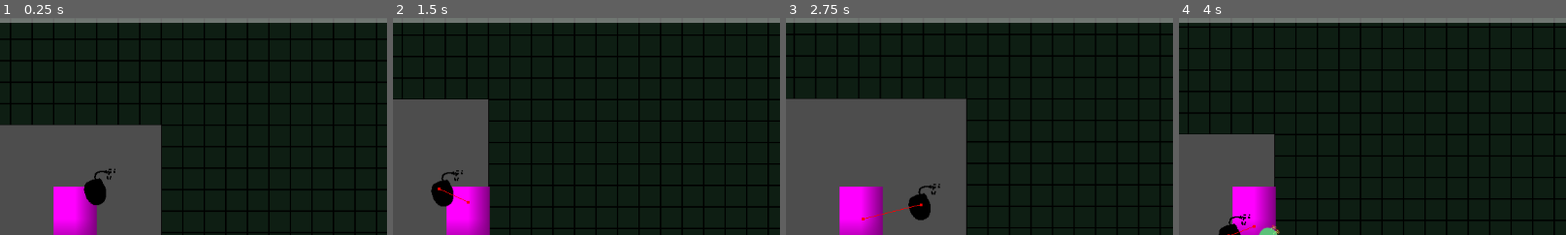
Above: before the commit, frames 1-4 (left to right).
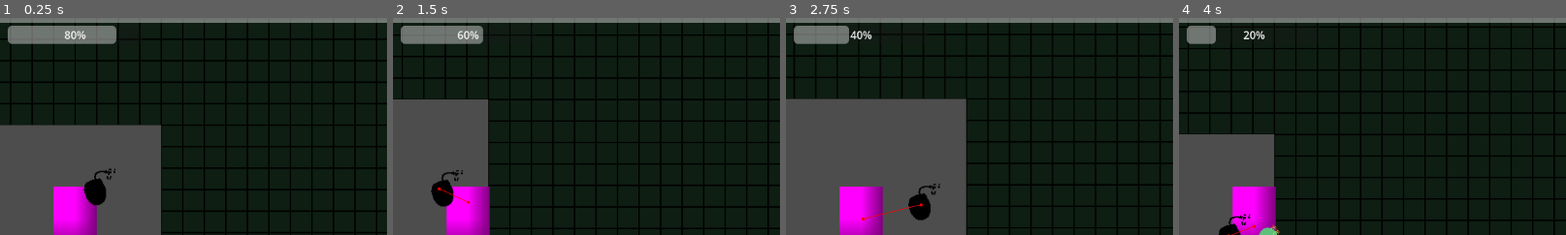
Above: after the commit, the same moments.

Repository: DevFTB/LD57
Game: Godot game, scene res://game.tscn
Same seed, same stepped clock (60 frames per second), same inputs: the game is played once before the commit and once after it.
Inputs (mouse positions are % of the whole screen's width and height, from its top left):
- Up to frame 1 (0.25 s): no input
- Up to frame 2 (1.5 s): move the mouse to (72, 45) at 0.52 s; hold D (move_right) from 0.53 s (still down); tap E (interact) at 0.6 s; tap W (jump) at 0.77 s; move the mouse to (30, 55) at 1.27 s; tap 1 (select_bomb_1) at 1.35 s
- Up to frame 3 (2.75 s): tap W (jump) at 1.52 s; move the mouse to (60, 28) at 2.02 s; release D (move_right) at 2.03 s; hold A (move_left) from 2.03 s (still down); hold 2 (select_bomb_2) from 2.03 s (still down)
- Up to frame 4 (4 s): move the mouse to (45, 70) at 2.77 s; release A (move_left) at 2.78 s; release 2 (select_bomb_2) at 2.78 s; hold D (move_right) from 2.78 s (still down); tap 3 (select_bomb_3) at 2.85 s; tap W (jump) at 3.02, 3.77 s; move the mouse to (80, 65) at 3.52 s; press the mouse at (80, 65) at 3.53 s
The pictures show only the part of the screen within x 40-90%, y 4-54%; the shares and areas given below are measured in that part.

The runs differ from the first frame. In frame 1, 2.4% of the frame differs, in the area x 2-31%, y 3-13%; in frame 2, 1.8%; in frame 3, 1.3%; in frame 4, 0.8%.

Commit message:
added repeating hit damage when staying in hitbox

Diff:
--- a/entities/common/hitbox_component.gd
+++ b/entities/common/hitbox_component.gd
@@ -1,11 +1,25 @@
 extends Area2D
 class_name HitboxComponent
 
-@export var damage : int = 1
+@export var damage: int = 1
+
+@export var repeating := false
+@export var repeat_interval := 1.0
+
+@onready var hit_timer: Timer = $HitTimer
 
 func _ready() -> void:
 	area_entered.connect(_on_area_entered)
+	hit_timer.timeout.connect(_on_hit_timer_timeout)
 
 func _on_area_entered(area: Area2D) -> void:
 	if area is HurtboxComponent:
 		area.apply_damage(damage, self)
+		hit_timer.start()
+
+func _on_hit_timer_timeout() -> void:
+	var areas := get_overlapping_areas()
+	for area in areas:
+		if area is HurtboxComponent:
+			area.apply_damage(damage, self)
+			hit_timer.start()
--- /dev/null
+++ b/entities/common/hitbox_component.tscn
@@ -0,0 +1,17 @@
+[gd_scene load_steps=3 format=3 uid="uid://duvgimajjq5gf"]
+
+[ext_resource type="Script" uid="uid://dg3mif63wy502" path="res://entities/common/hitbox_component.gd" id="1_5y84n"]
+
+[sub_resource type="CircleShape2D" id="CircleShape2D_56i32"]
+radius = 48.0
+
+[node name="HitboxComponent" type="Area2D"]
+collision_layer = 4
+collision_mask = 2
+script = ExtResource("1_5y84n")
+
+[node name="HitTimer" type="Timer" parent="."]
+one_shot = true
+
+[node name="CollisionShape2D" type="CollisionShape2D" parent="."]
+shape = SubResource("CircleShape2D_56i32")
--- a/entities/common/hurtbox_component.tscn
+++ b/entities/common/hurtbox_component.tscn
@@ -4,3 +4,5 @@
 
 [node name="HurtboxComponent" type="Area2D"]
 script = ExtResource("1_n2jvd")
+
+[node name="InvulnerabilityTimer" type="Timer" parent="."]
--- a/entities/enemies/enemy.tscn
+++ b/entities/enemies/enemy.tscn
@@ -7,16 +7,13 @@
 [ext_resource type="Script" uid="uid://dgd6cthhe8s0c" path="res://entities/enemies/states/idle.gd" id="5_twyc1"]
 [ext_resource type="Script" uid="uid://dvgloxkvr0q30" path="res://entities/enemies/states/flying.gd" id="6_w4yt1"]
 [ext_resource type="PackedScene" uid="uid://eenrl1ayi2xr" path="res://entities/common/hurtbox_component.tscn" id="7_ipr6v"]
-[ext_resource type="Script" uid="uid://dg3mif63wy502" path="res://entities/common/hitbox_component.gd" id="8_gj3y3"]
+[ext_resource type="PackedScene" uid="uid://duvgimajjq5gf" path="res://entities/common/hitbox_component.tscn" id="8_gj3y3"]
 
 [sub_resource type="CircleShape2D" id="CircleShape2D_msovg"]
 radius = 15.0
 
 [sub_resource type="CircleShape2D" id="CircleShape2D_gj3y3"]
 radius = 25.2982
-
-[sub_resource type="CircleShape2D" id="CircleShape2D_56i32"]
-radius = 48.0
 
 [node name="Enemy" type="CharacterBody2D"]
 collision_layer = 4
@@ -62,14 +59,10 @@
 [node name="CollisionShape2D" type="CollisionShape2D" parent="HurtboxComponent"]
 shape = SubResource("CircleShape2D_gj3y3")
 
-[node name="HitboxComponent" parent="." instance=ExtResource("7_ipr6v")]
-collision_layer = 4
-collision_mask = 2
-script = ExtResource("8_gj3y3")
+[node name="HitboxComponent" parent="." instance=ExtResource("8_gj3y3")]
 damage = 1
-
-[node name="CollisionShape2D" type="CollisionShape2D" parent="HitboxComponent"]
-shape = SubResource("CircleShape2D_56i32")
+repeating = false
+repeat_interval = 1.0
 
 [connection signal="timeout" from="RefreshTimer" to="." method="_on_refresh_timer_timeout"]
 [connection signal="screen_entered" from="VisibleOnScreenNotifier2D" to="." method="_on_visible_on_screen_notifier_2d_screen_entered"]
--- a/game.tscn
+++ b/game.tscn
@@ -10,15 +10,10 @@
 [ext_resource type="PackedScene" uid="uid://caoy1avvlxhx0" path="res://ui/test_inventory_item_control.tscn" id="4_fc0e3"]
 [ext_resource type="Script" uid="uid://dgalf5pstb0iw" path="res://entities/throwables/bomb/bomb_type.gd" id="4_hve3p"]
 [ext_resource type="PackedScene" uid="uid://bq84mpxun851f" path="res://entities/moab/moab_entity.tscn" id="4_j5wjh"]
-[ext_resource type="PackedScene" uid="uid://cah75vc7owpub" path="res://world/nav_mesh.tscn" id="5_215e1"]
 [ext_resource type="PackedScene" uid="uid://jc5sht43d6gw" path="res://entities/enemies/enemy.tscn" id="5_vef74"]
 [ext_resource type="Script" uid="uid://cr0u8ykoigma" path="res://ui/bomb_timer/bomb_ui.gd" id="7_eow3j"]
 [ext_resource type="Resource" uid="uid://diae5nc080sux" path="res://entities/player/player_bomb_inventory.tres" id="8_mfdv2"]
-
-[sub_resource type="NavigationPolygon" id="NavigationPolygon_215e1"]
-outlines = Array[PackedVector2Array]([PackedVector2Array(92, -19, 545, 253, 722, 534, -324, 357, -551, 53, 85, -186), PackedVector2Array(-288, -3456, 256, -3456, 256, -3232, 64, -3232, 64, -3032, -96, -3032, -96, -3232, -288, -3232)])
-parsed_collision_mask = 4294967041
-source_geometry_mode = 2
+[ext_resource type="PackedScene" uid="uid://787nmru65xmp" path="res://ui/health/health_bar.tscn" id="14_215e1"]
 
 [sub_resource type="Curve" id="Curve_lc2xo"]
 _limits = [0.0, 1000.0, 0.0, 1.0]
@@ -44,9 +39,6 @@
 [node name="OreIndicators" type="TileMapLayer" parent="World/Level"]
 
 [node name="NavMeshes" type="Node2D" parent="World/Level"]
-
-[node name="NavMesh" parent="World/Level/NavMeshes" instance=ExtResource("5_215e1")]
-navigation_polygon = SubResource("NavigationPolygon_215e1")
 
 [node name="Player" parent="World" groups=["player"] instance=ExtResource("1_80nbo")]
 position = Vector2(128, -3280)
@@ -104,20 +96,25 @@
 [node name="VBoxContainer" type="VBoxContainer" parent="GUI/Control/InventoryGUI"]
 layout_mode = 2
 
-[node name="BombProgressBar" type="ProgressBar" parent="GUI/Control" node_paths=PackedStringArray("bomb_explosion_system", "bomb_progress_bar", "time_display")]
+[node name="VBoxContainer" type="VBoxContainer" parent="GUI/Control"]
 layout_mode = 1
 anchors_preset = 10
 anchor_right = 1.0
-offset_bottom = 32.0
+offset_bottom = 4.0
 grow_horizontal = 2
+
+[node name="BombProgressBar" type="ProgressBar" parent="GUI/Control/VBoxContainer" node_paths=PackedStringArray("bomb_explosion_system", "bomb_progress_bar", "time_display")]
+custom_minimum_size = Vector2(0, 32)
+layout_mode = 2
 size_flags_horizontal = 3
+size_flags_vertical = 3
 show_percentage = false
 script = ExtResource("7_eow3j")
-bomb_explosion_system = NodePath("../../../MoabExplosionSystem")
+bomb_explosion_system = NodePath("../../../../MoabExplosionSystem")
 bomb_progress_bar = NodePath(".")
 time_display = NodePath("TimeDisplay")
 
-[node name="TimeDisplay" type="Label" parent="GUI/Control/BombProgressBar"]
+[node name="TimeDisplay" type="Label" parent="GUI/Control/VBoxContainer/BombProgressBar"]
 layout_mode = 1
 anchors_preset = 8
 anchor_left = 0.5
@@ -132,3 +129,11 @@
 grow_vertical = 2
 horizontal_alignment = 1
 vertical_alignment = 1
+
+[node name="HealthBar" parent="GUI/Control/VBoxContainer" node_paths=PackedStringArray("health_component") instance=ExtResource("14_215e1")]
+custom_minimum_size = Vector2(200, 0)
+layout_mode = 2
+size_flags_horizontal = 6
+health_component = NodePath("../../../../World/Player/HealthComponent")
+
+[editable path="World/Player"]
--- /dev/null
+++ b/ui/health/health_bar.gd
@@ -0,0 +1,20 @@
+extends Range
+
+@export var health_component : HealthComponent
+
+func _ready() -> void:
+	set_health_component(health_component)
+
+func set_health_component(hc : HealthComponent) -> void:
+	health_component = hc
+	max_value = hc.maximum_health
+	value = hc.current_health
+
+	hc.health_modified.connect(_on_health_modified)
+	hc.maximum_health_modified.connect(_on_maximum_health_modified)
+
+func _on_health_modified(_amount: int, current_health: int) -> void:
+	value = current_health
+
+func _on_maximum_health_modified(maximum_health: int) -> void:
+	max_value = maximum_health
--- /dev/null
+++ b/ui/health/health_bar.tscn
@@ -0,0 +1,8 @@
+[gd_scene load_steps=2 format=3 uid="uid://787nmru65xmp"]
+
+[ext_resource type="Script" path="res://ui/health/health_bar.gd" id="1_felu7"]
+
+[node name="HealthBar" type="ProgressBar"]
+size_flags_horizontal = 3
+size_flags_vertical = 1
+script = ExtResource("1_felu7")
Not shown: 1 places in entities/enemies/enemy.tscn that only renumber resources
Not shown: 1 places in game.tscn that only renumber resources
Not shown, added: ui/health/health_bar.gd.uid
